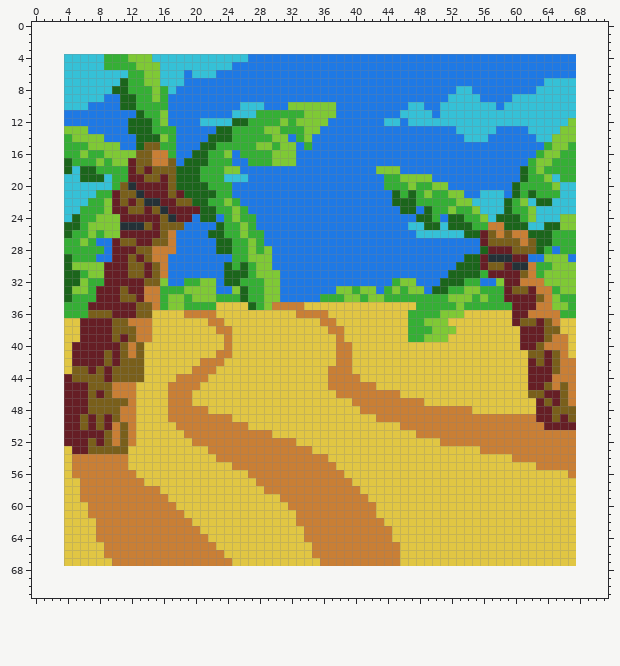
Edited in one commit: sprite sheet (combat/scenic_backgrounds/beach.png). That is the earlier state.
The file is 64x64 pixels. The old version is drawn lined up with the new one, on the new canvas.
The result:
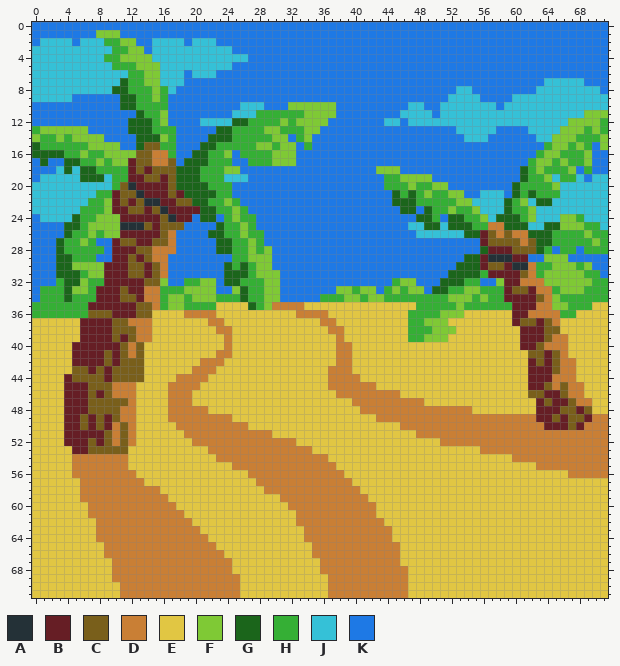
Palette (. is transparent): A #243137  B #661e25  C #795f1b  D #c97f35  E #e1c643  F #7fc935  G #1b651b  H #35af35  J #35c1d7  K #1e79e5
The author wrote: Updated beach background It was originally too small (was 64x64 but should be and is now 72x72)
The exact change:
canvas 64x64 -> 72x72, the old top-left corner now at 4,4
y 0: x 0..71 ........................................................................ -> KKKKKKKKKKKKKKKKKKKKKKKKKKKKKKKKKKKKKKKKKKKKKKKKKKKKKKKKKKKKKKKKKKKKKKKK
y 1: x 0..71 ........................................................................ -> KKKKKKKKFFFKKKKKKKKKKKKKKKKKKKKKKKKKKKKKKKKKKKKKKKKKKKKKKKKKKKKKKKKKKKKK
y 2: x 0..71 ........................................................................ -> KJJJJKJJJHHFFKKJJJJKJJJKKKKKKKKKKKKKKKKKKKKKKKKKKKKKKKKKKKKKKKKKKKKKKKKK
y 3: x 0..71 ........................................................................ -> JJJJJJJJJJHHFFKJJJJJJJJJJKKKKKKKKKKKKKKKKKKKKKKKKKKKKKKKKKKKKKKKKKKKKKKK
y 4: x 0..3 .... -> JJJJ; x 11 H -> F; x 68..71 .... -> KKKK
y 5: x 0..3 .... -> JJJJ; x 9 H -> J; x 68..71 .... -> KKKK
y 6: x 0..3 .... -> JJJJ; x 68..71 .... -> KKKK
y 7: x 0..3 .... -> JJJJ; x 68..71 .... -> JKKK
y 8: x 0..3 .... -> JJJJ; x 68..71 .... -> JJJK
y 9: x 0..3 .... -> JJJJ; x 5..8 JJJJ -> KKKK; x 68..71 .... -> JJJJ
y 10: x 0..6 ....JJJ -> KKKKKKK; x 68..71 .... -> JJJJ
y 11: x 0..3 .... -> KKKK; x 68..71 .... -> JFFF
y 12: x 0..3 .... -> KKKK; x 68..71 .... -> FFFH
y 13: x 0..3 .... -> HFFF; x 68..71 .... -> FHFH
y 14: x 0..3 .... -> FHHF; x 68..71 .... -> HHHF
y 15: x 0..3 .... -> GHHH; x 68..71 .... -> FHKF
y 16: x 0..3 .... -> GGGG; x 68..71 .... -> HFKK
y 17: x 0..3 .... -> KGKK; x 5 H -> G; x 66 H -> F; x 68..71 .... -> HFKK
y 18: x 0..3 .... -> KKKJ; x 67..71 H.... -> FKHKK
y 19: x 0..3 .... -> KJJJ; x 68..71 .... -> JKJJ
y 20..23: x 0..3 .... -> JJJJ; x 68..71 .... -> JJJJ
y 24: x 0..3 .... -> KJJJ; x 68..71 .... -> HJJJ
y 25: x 0..3 .... -> KKKK; x 68..71 .... -> FHHJ
y 26: x 0..3 .... -> KKKK; x 68..71 .... -> HFHH
y 27: x 0..3 .... -> KKKG; x 68..71 .... -> HHFH
y 28: x 0..3 .... -> KKKG; x 68..71 .... -> KHHH
y 29: x 0..3 .... -> KKKG; x 68..71 .... -> KKKK
y 30: x 0..3 .... -> KKKG; x 68..71 .... -> HFKK
y 31: x 0..3 .... -> KKKG; x 68..71 .... -> FHHK
y 32: x 0..3 .... -> KKKH; x 68..71 .... -> FFHH
y 33: x 0..3 .... -> KHHH; x 68..71 .... -> FHHH
y 34: x 0..3 .... -> KHHH; x 68..71 .... -> HHHH
y 35: x 0..3 .... -> HHHH; x 68..71 .... -> HHEE
y 36: x 0..3 .... -> HHHH; x 68..71 .... -> EEEE
y 37..44: x 0..3 .... -> EEEE; x 68..71 .... -> EEEE
y 45..46: x 0..3 .... -> EEEE; x 68..71 .... -> DEEE
y 47: x 0..3 .... -> EEEE; x 66..71 CD.... -> BCDDEE
y 48: x 0..3 .... -> EEEE; x 65 C -> B; x 68..71 .... -> BCEE
y 49: x 0..3 .... -> EEEE; x 68..71 .... -> CBDD
y 50: x 0..3 .... -> EEEE; x 67..71 B.... -> CBDDD
y 51..56: x 0..3 .... -> EEEE; x 68..71 .... -> DDDD
y 57..67: x 0..3 .... -> EEEE; x 68..71 .... -> EEEE
y 68: x 0..71 ........................................................................ -> EEEEEEEEEEDDDDDDDDDDDDDDDEEEEEEEEEEEDDDDDDDDDDDEEEEEEEEEEEEEEEEEEEEEEEEE
y 69: x 0..71 ........................................................................ -> EEEEEEEEEEDDDDDDDDDDDDDDDDEEEEEEEEEEEDDDDDDDDDDEEEEEEEEEEEEEEEEEEEEEEEEE
y 70..71: x 0..71 ........................................................................ -> EEEEEEEEEEEDDDDDDDDDDDDDDDEEEEEEEEEEEDDDDDDDDDDEEEEEEEEEEEEEEEEEEEEEEEEE
Where, in picture pixels (left, top, right, bottom), the same in both pictures:
changed: (32, 22, 608, 598)
